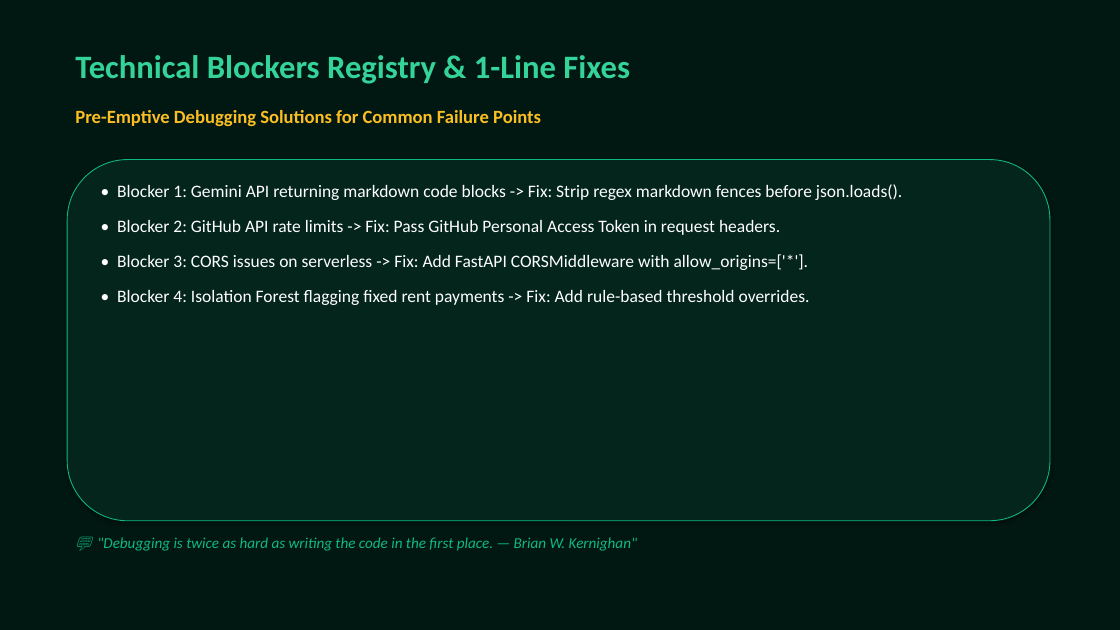
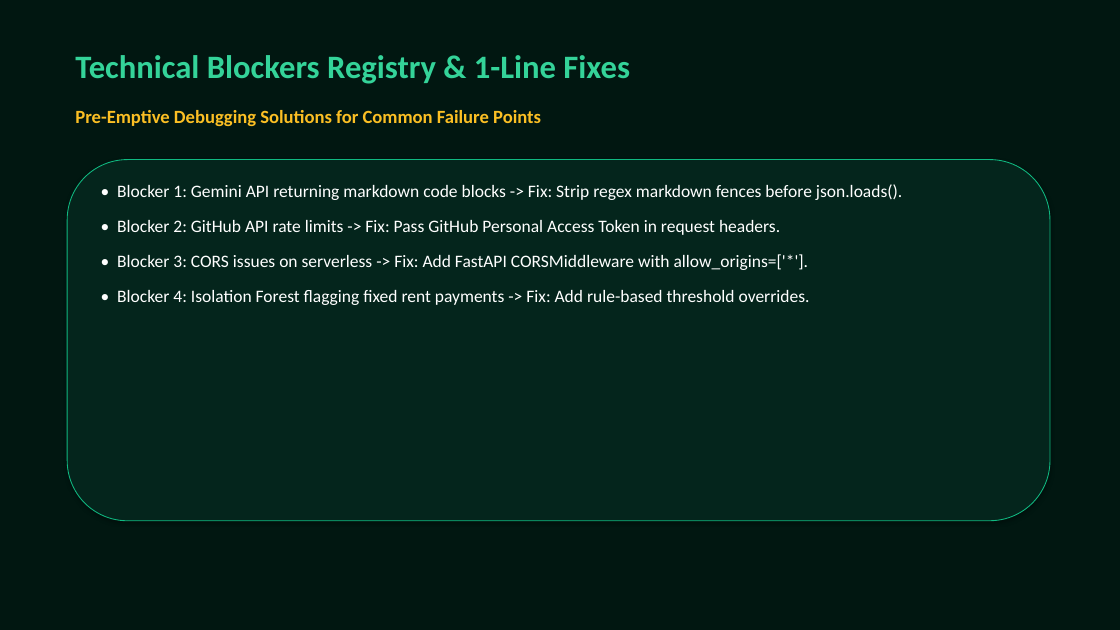
Before and after one commit to ishansharma16012007-bot/3hr-promptwars, a slide deck: slide 17 of antigravity_presentation.pptx. Drawn at 1120x630 pixels with LibreOffice and Linux fonts; fonts in the diff are those of the drawing. Boxes give left, top, right and bottom in pixels: in the first picture for what was removed or moved away, otherwise in the second. Text is boxed around its words. In the diff, an @@ line names an element or a change of style, - is before the commit and + after.

```diff
--- a/antigravity_presentation.pptx
+++ b/antigravity_presentation.pptx
@@ text removed at (97,537,637,551) @@
-💬 "Debugging is twice as hard as writing the code in the first place. — Brian W. Kernighan"
```
Also in this commit, not shown: 19 other slides changed, 3 other files.
